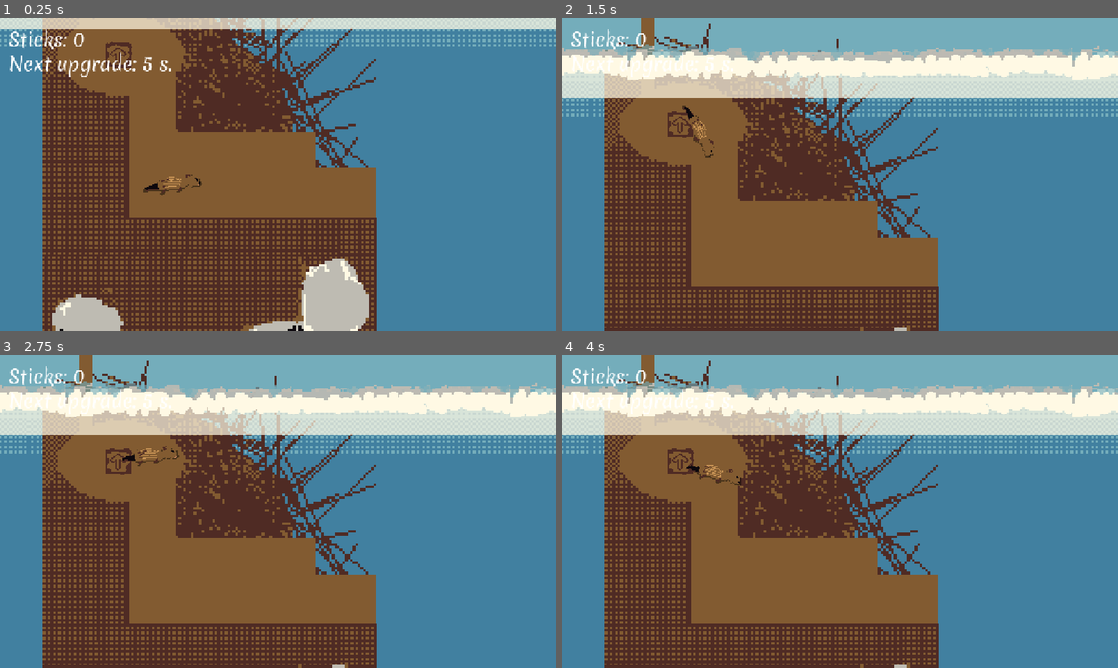
Above: before the commit, frames 1-4 (two rows, left to right).
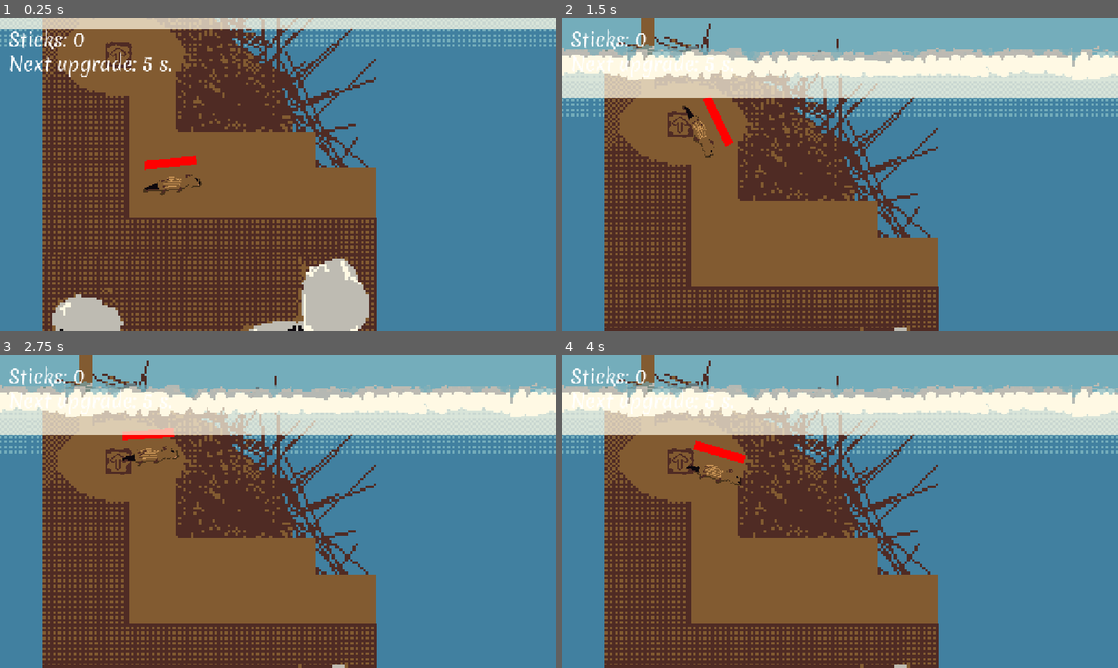
Above: after the commit, the same moments.

Repository: Joey451-OG/5499-Project-1
Game: Godot game, scene res://Scenes/main.tscn
Two runs of this game, one before a commit and one after it. Both use one fixed random seed, a clock stepped at 60 frames per second and the inputs below.
Inputs (mouse positions are in pixels of both pictures, inside the frame that each line leads up to):
- Up to frame 1 (0.25 s): no input
- Up to frame 2 (1.5 s): move the mouse to (678, 49) at 0.52 s; hold Space (swim) 0.53-1.28 s; move the mouse to (728, 190) at 1.27 s; tap Space (swim) at 1.35 s
- Up to frame 3 (2.75 s): tap Enter at 2 s; move the mouse to (333, 442) at 2.02 s; hold Space (swim) from 2.03 s (still down)
- Up to frame 4 (4 s): move the mouse to (812, 574) at 2.77 s; release Space (swim) at 2.78 s; tap Space (swim) at 2.85, 3.5 s; move the mouse to (1006, 558) at 3.52 s; hold Space (swim) from 3.53 s (still down)

The runs differ from the first frame. In frame 1, 0.3% of the frame differs, in the area x 26-36%, y 44-49%; in frame 2, 0.3%, in the area x 25-31%, y 24-42%; in frame 3, 0.3%; in frame 4, 0.3%.

Commit message:
Fixed Ice Spike Pentalty
Made the lung timer manual to fix the ice spike pentalty

Diff:
--- a/Scenes/IceSpike.tscn
+++ b/Scenes/IceSpike.tscn
@@ -3,7 +3,6 @@
 [ext_resource type="Texture2D" uid="uid://bdkqmgj1402es" path="res://Assets/Sprites/Ice_Spike.png" id="1_uvkr3"]
 
 [node name="IceSpike" type="Node2D" unique_id=788379937]
-metadata/isIceSpike = true
 
 [node name="IceSpike" type="Sprite2D" parent="." unique_id=1288322476]
 texture = ExtResource("1_uvkr3")
@@ -12,6 +11,7 @@
 [node name="Area2D" type="Area2D" parent="." unique_id=1573661677]
 collision_layer = 256
 collision_mask = 0
+metadata/isIceSpike = true
 
 [node name="CollisionPolygon2D" type="CollisionPolygon2D" parent="Area2D" unique_id=257665023]
 polygon = PackedVector2Array(0, 0, 13, 0, 28, 14, 25, 30, 23, 47, 12, 77, 7, 112, 3, 118, 0, 116, -1, 106, -5, 79, -12, 62, -14, 47, -21, 39, -22, 25, -28, 10, -7, 1)
--- a/Scenes/Player.tscn
+++ b/Scenes/Player.tscn
@@ -53,8 +53,6 @@
 points = PackedVector2Array(30, 0, -30, 0)
 default_color = Color(1, 0, 0, 1)
 
-[node name="lungTimer" type="Timer" parent="." unique_id=869646647]
-
 [node name="interactingHitBox" type="Area2D" parent="." unique_id=305945085]
 editor_description = "PLAYER"
 collision_layer = 32768
@@ -67,5 +65,4 @@
 shape = SubResource("CapsuleShape2D_0l5lv")
 debug_color = Color(0.21931726, 0.6393842, 0, 0.41960785)
 
-[connection signal="timeout" from="lungTimer" to="." method="_on_lung_timer_timeout"]
 [connection signal="area_entered" from="interactingHitBox" to="." method="_on_interacting_hit_box_area_entered"]
--- a/Scripts/gdscript/player.gd
+++ b/Scripts/gdscript/player.gd
@@ -8,10 +8,12 @@
 
 var isUnderWater := false
 var pickup : Node2D = null
-var current_lung_capacity_in_seconds
+var current_lung_capacity_in_seconds : float
+
+var lung_time_left : float = 0.0
+var isLungTimerRunning : bool = false
 
 @onready var sprite: Sprite2D = $Sprite2D
-@onready var lung_timer: Timer = $lungTimer
 @onready var lung_indicator: Line2D = $Sprite2D/lungIndicator
 @onready var item_pivot: Node2D = $Sprite2D/ItemPivot
 @onready var interacting_hit_box: Area2D = $interactingHitBox
@@ -33,19 +35,32 @@
 	elif sprite.scale.y > 0:
 		sprite.scale.y = -sprite.scale.y
 
-	if lung_timer.is_stopped() and isUnderWater:
+	if not isLungTimerRunning and isUnderWater:
 		if Globals.current_abilities["higher_lc"]:
 			current_lung_capacity_in_seconds = LUNG_CAPACITY_IN_SECONDS
 			current_lung_capacity_in_seconds *= Globals.ability_modifiers["higher_lc"]
 
-		lung_timer.start(current_lung_capacity_in_seconds)
+		lung_time_left = current_lung_capacity_in_seconds
+		isLungTimerRunning = true
 
-	if not isUnderWater and !lung_timer.is_stopped():
-		lung_timer.stop()
+	if not isUnderWater and isLungTimerRunning:
+		# manually reset needed variables
+		isLungTimerRunning = false
+		lung_time_left = 0.0
+		lung_indicator.scale.x = 0
+		Globals.vignette_scale = 0.0
 
-	var timer_completed_percentage := (( lung_timer.wait_time - lung_timer.time_left ) / lung_timer.wait_time)
-	lung_indicator.scale.x = 1 - timer_completed_percentage
-	Globals.vignette_scale = timer_completed_percentage
+	if isLungTimerRunning:
+		# manually count down
+		lung_time_left -= delta
+		var timer_completed_percentage := (( current_lung_capacity_in_seconds - lung_time_left ) / current_lung_capacity_in_seconds)
+		lung_indicator.scale.x = 1 - timer_completed_percentage
+		Globals.vignette_scale = timer_completed_percentage
+
+		# manually stop the timer
+		if lung_time_left <= 0:
+			isLungTimerRunning = false
+			_on_lung_timer_timeout()
 
 	for area in interacting_hit_box.get_overlapping_areas():
 		if area.has_meta("isAir"):
@@ -92,5 +107,7 @@
 		pickup = area.get_parent()
 
 	if area.has_meta("isIceSpike") and area.get_meta("isIceSpike"):
-		current_lung_capacity_in_seconds *= 1 - ice_spike_penalty
+		if isLungTimerRunning:
+			lung_time_left *= 1.0 - ice_spike_penalty
+
 		print("[player.gd]: Just hit Ice Spike")
